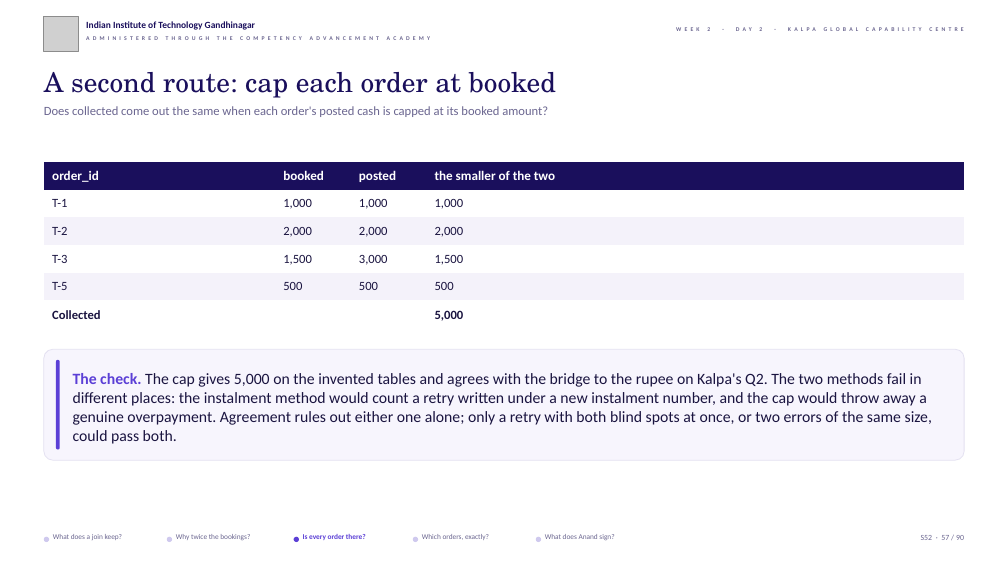
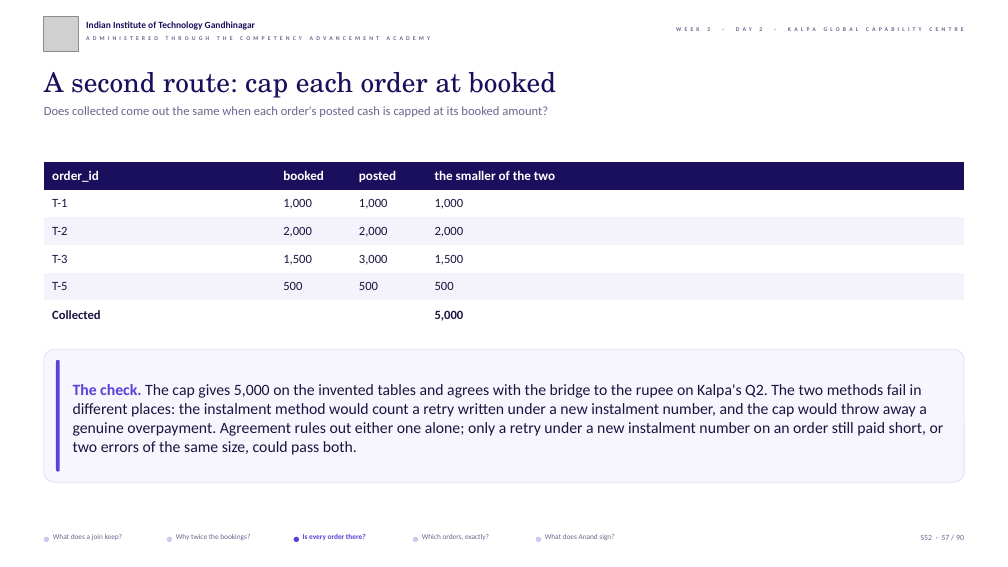
Before and after one commit to fde-academy-lab/c2-content-factory, a slide deck: slide 57 of content/W02/D2/slides/C2_W02_D02_half1_STUDENT.pptx. Drawn at 1008x567 pixels with LibreOffice and Linux fonts; fonts in the diff are those of the drawing; grey boxes stand for pictures; background and template pictures are left out. Boxes give left, top, right and bottom in pixels: in the first picture for what was removed or moved away, otherwise in the second. Text is boxed around its words. In the diff, an @@ line names an element or a change of style, - is before the commit and + after.

```diff
--- a/content/W02/D2/slides/C2_W02_D02_half1_STUDENT.pptx
+++ b/content/W02/D2/slides/C2_W02_D02_half1_STUDENT.pptx
@@ rounded rectangle: place and size @@
-rounded rectangle at [44,349,964,461]
+rounded rectangle at [44,349,964,482]
@@ rounded rectangle: place and size @@
-rounded rectangle at [56,360,60,450]
+rounded rectangle at [56,360,60,472]
@@ text at [73,384,944,455]: text changed @@
-The check. The cap gives 5,000 on the invented tables and agrees with the bridge to the rupee on Kalpa's Q2. The two methods fail in different places: the instalment method would count a retry written under a new instalment number, and the cap would throw away a genuine overpayment. Agreement rules out either one alone; only a retry with both blind spots at once, or two errors of the same size, could pass both.
+The check. The cap gives 5,000 on the invented tables and agrees with the bridge to the rupee on Kalpa's Q2. The two methods fail in different places: the instalment method would count a retry written under a new instalment number, and the cap would throw away a genuine overpayment. Agreement rules out either one alone; only a retry under a new instalment number on an order still paid short, or two errors of the same size, could pass both.
```
Also in this commit, not shown: 13 other slides changed, 34 other files.
